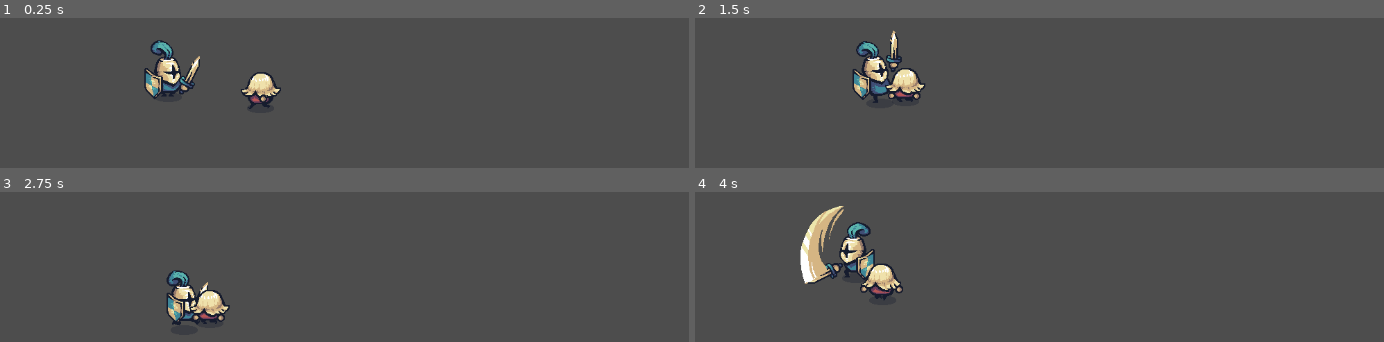
Above: before the commit, frames 1-4 (two rows, left to right).
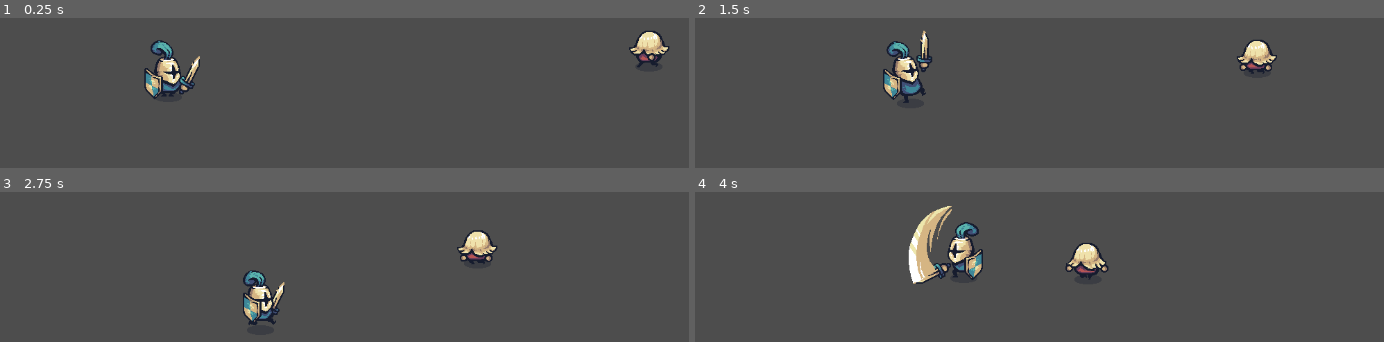
Above: after the commit, the same moments.

Repository: bluejynz/survivallike-godot
Game: Godot game, scene res://test_scenes/test_scene.tscn
The game is run twice, just before and just after one commit, with the same random seed, the same clock (stepped at 60 frames per second) and the same inputs.
Inputs (mouse positions are in pixels of both pictures, inside the frame that each line leads up to):
- Up to frame 1 (0.25 s): no input
- Up to frame 2 (1.5 s): move the mouse to (1184, 153) at 0.52 s; hold D (move_right) 0.53-1.28 s; click (1184, 153) at 0.6 s; move the mouse to (outside the picture) at 1.27 s; hold S (move_down) from 1.28 s (still down); click (outside the picture) at 1.35 s
- Up to frame 3 (2.75 s): move the mouse to (392, 250) at 2.02 s; release S (move_down) at 2.03 s; hold D (move_right) from 2.03 s (still down); click (392, 250) at 2.1 s
- Up to frame 4 (4 s): move the mouse to (outside the picture) at 2.77 s; release D (move_right) at 2.78 s; hold W (move_up) 2.78-3.53 s; click (outside the picture) at 2.85 s; move the mouse to (outside the picture) at 3.52 s; hold A (move_left) from 3.53 s (still down); click (outside the picture) at 3.6 s

The runs differ from the first frame. In frame 1, 1.7% of the frame differs, in the area x 34-98%, y 8-61%; in frame 2, 4.1%; in frame 3, 4.4%; in frame 4, 7.8%, in the area x 15-61%, y 9-73%.
Error before the commit: Invalid call. Nonexistent function 'damage' in base 'Node (follow_player.gd)'. (res://player/player.gd:71)

Commit message:
bug fix

Diff:
--- a/enemies/pawn.tscn
+++ b/enemies/pawn.tscn
@@ -58,7 +58,7 @@
 radius = 20.0
 height = 46.0
 
-[node name="Pawn" type="CharacterBody2D"]
+[node name="Pawn" type="CharacterBody2D" groups=["enemies"]]
 motion_mode = 1
 script = ExtResource("1_y81ao")
 
@@ -73,5 +73,5 @@
 position = Vector2(0, -24)
 shape = SubResource("CapsuleShape2D_at5xd")
 
-[node name="FollowPlayer" type="Node" parent="." groups=["enemies"]]
+[node name="FollowPlayer" type="Node" parent="."]
 script = ExtResource("1_x7y2v")
--- a/player/player.tscn
+++ b/player/player.tscn
@@ -7,6 +7,201 @@
 radius = 17.0
 height = 58.0
 
+[sub_resource type="Animation" id="Animation_7ql6b"]
+length = 0.001
+tracks/0/type = "value"
+tracks/0/imported = false
+tracks/0/enabled = true
+tracks/0/path = NodePath("Sprite2D:frame_coords")
+tracks/0/interp = 1
+tracks/0/loop_wrap = true
+tracks/0/keys = {
+"times": PackedFloat32Array(0),
+"transitions": PackedFloat32Array(1),
+"update": 1,
+"values": [Vector2i(0, 0)]
+}
+
+[sub_resource type="Animation" id="Animation_8kmqa"]
+resource_name = "attack_down_1"
+length = 0.6
+tracks/0/type = "value"
+tracks/0/imported = false
+tracks/0/enabled = true
+tracks/0/path = NodePath("Sprite2D:frame_coords")
+tracks/0/interp = 1
+tracks/0/loop_wrap = true
+tracks/0/keys = {
+"times": PackedFloat32Array(0, 0.1, 0.2, 0.3, 0.4, 0.5),
+"transitions": PackedFloat32Array(1, 1, 1, 1, 1, 1),
+"update": 1,
+"values": [Vector2i(0, 4), Vector2i(1, 4), Vector2i(2, 4), Vector2i(3, 4), Vector2i(4, 4), Vector2i(5, 4)]
+}
+tracks/1/type = "method"
+tracks/1/imported = false
+tracks/1/enabled = true
+tracks/1/path = NodePath(".")
+tracks/1/interp = 1
+tracks/1/loop_wrap = true
+tracks/1/keys = {
+"times": PackedFloat32Array(0.4),
+"transitions": PackedFloat32Array(1),
+"values": [{
+"args": [],
+"method": &"deal_damage_to_enemies"
+}]
+}
+
+[sub_resource type="Animation" id="Animation_6fywx"]
+resource_name = "attack_down_2"
+length = 0.6
+tracks/0/type = "value"
+tracks/0/imported = false
+tracks/0/enabled = true
+tracks/0/path = NodePath("Sprite2D:frame_coords")
+tracks/0/interp = 1
+tracks/0/loop_wrap = true
+tracks/0/keys = {
+"times": PackedFloat32Array(0, 0.1, 0.2, 0.3, 0.4, 0.5),
+"transitions": PackedFloat32Array(1, 1, 1, 1, 1, 1),
+"update": 1,
+"values": [Vector2i(0, 5), Vector2i(1, 5), Vector2i(2, 5), Vector2i(3, 5), Vector2i(4, 5), Vector2i(5, 5)]
+}
+tracks/1/type = "method"
+tracks/1/imported = false
+tracks/1/enabled = true
+tracks/1/path = NodePath(".")
+tracks/1/interp = 1
+tracks/1/loop_wrap = true
+tracks/1/keys = {
+"times": PackedFloat32Array(0.4),
+"transitions": PackedFloat32Array(1),
+"values": [{
+"args": [],
+"method": &"deal_damage_to_enemies"
+}]
+}
+
+[sub_resource type="Animation" id="Animation_xobq3"]
+resource_name = "attack_side_1"
+length = 0.6
+tracks/0/type = "value"
+tracks/0/imported = false
+tracks/0/enabled = true
+tracks/0/path = NodePath("Sprite2D:frame_coords")
+tracks/0/interp = 1
+tracks/0/loop_wrap = true
+tracks/0/keys = {
+"times": PackedFloat32Array(0, 0.1, 0.2, 0.3, 0.4, 0.5),
+"transitions": PackedFloat32Array(1, 1, 1, 1, 1, 1),
+"update": 1,
+"values": [Vector2i(0, 2), Vector2i(1, 2), Vector2i(2, 2), Vector2i(3, 2), Vector2i(4, 2), Vector2i(5, 2)]
+}
+tracks/1/type = "method"
+tracks/1/imported = false
+tracks/1/enabled = true
+tracks/1/path = NodePath(".")
+tracks/1/interp = 1
+tracks/1/loop_wrap = true
+tracks/1/keys = {
+"times": PackedFloat32Array(0.4),
+"transitions": PackedFloat32Array(1),
+"values": [{
+"args": [],
+"method": &"deal_damage_to_enemies"
+}]
+}
+
+[sub_resource type="Animation" id="Animation_4vjnp"]
+resource_name = "attack_side_2"
+length = 0.6
+tracks/0/type = "value"
+tracks/0/imported = false
+tracks/0/enabled = true
+tracks/0/path = NodePath("Sprite2D:frame_coords")
+tracks/0/interp = 1
+tracks/0/loop_wrap = true
+tracks/0/keys = {
+"times": PackedFloat32Array(0, 0.1, 0.2, 0.3, 0.4, 0.5),
+"transitions": PackedFloat32Array(1, 1, 1, 1, 1, 1),
+"update": 1,
+"values": [Vector2i(0, 3), Vector2i(1, 3), Vector2i(2, 3), Vector2i(3, 3), Vector2i(4, 3), Vector2i(5, 3)]
+}
+tracks/1/type = "method"
+tracks/1/imported = false
+tracks/1/enabled = true
+tracks/1/path = NodePath(".")
+tracks/1/interp = 1
+tracks/1/loop_wrap = true
+tracks/1/keys = {
+"times": PackedFloat32Array(0.4),
+"transitions": PackedFloat32Array(1),
+"values": [{
+"args": [],
+"method": &"deal_damage_to_enemies"
+}]
+}
+
+[sub_resource type="Animation" id="Animation_5wemh"]
+resource_name = "attack_up_1"
+length = 0.6
+tracks/0/type = "value"
+tracks/0/imported = false
+tracks/0/enabled = true
+tracks/0/path = NodePath("Sprite2D:frame_coords")
+tracks/0/interp = 1
+tracks/0/loop_wrap = true
+tracks/0/keys = {
+"times": PackedFloat32Array(0, 0.1, 0.2, 0.3, 0.4, 0.5),
+"transitions": PackedFloat32Array(1, 1, 1, 1, 1, 1),
+"update": 1,
+"values": [Vector2i(0, 6), Vector2i(1, 6), Vector2i(2, 6), Vector2i(3, 6), Vector2i(4, 6), Vector2i(5, 6)]
+}
+tracks/1/type = "method"
+tracks/1/imported = false
+tracks/1/enabled = true
+tracks/1/path = NodePath(".")
+tracks/1/interp = 1
+tracks/1/loop_wrap = true
+tracks/1/keys = {
+"times": PackedFloat32Array(0.4),
+"transitions": PackedFloat32Array(1),
+"values": [{
+"args": [],
+"method": &"deal_damage_to_enemies"
+}]
+}
+
+[sub_resource type="Animation" id="Animation_djs6m"]
+resource_name = "attack_up_2"
+length = 0.6
+tracks/0/type = "value"
+tracks/0/imported = false
+tracks/0/enabled = true
+tracks/0/path = NodePath("Sprite2D:frame_coords")
+tracks/0/interp = 1
+tracks/0/loop_wrap = true
+tracks/0/keys = {
+"times": PackedFloat32Array(0, 0.1, 0.2, 0.3, 0.4, 0.5),
+"transitions": PackedFloat32Array(1, 1, 1, 1, 1, 1),
+"update": 1,
+"values": [Vector2i(0, 7), Vector2i(1, 7), Vector2i(2, 7), Vector2i(3, 7), Vector2i(4, 7), Vector2i(5, 7)]
+}
+tracks/1/type = "method"
+tracks/1/imported = false
+tracks/1/enabled = true
+tracks/1/path = NodePath(".")
+tracks/1/interp = 1
+tracks/1/loop_wrap = true
+tracks/1/keys = {
+"times": PackedFloat32Array(0.4),
+"transitions": PackedFloat32Array(1),
+"values": [{
+"args": [],
+"method": &"deal_damage_to_enemies"
+}]
+}
+
 [sub_resource type="Animation" id="Animation_57mug"]
 resource_name = "idle"
 length = 0.6
@@ -24,21 +219,6 @@
 "values": [Vector2i(0, 0), Vector2i(1, 0), Vector2i(2, 0), Vector2i(3, 0), Vector2i(4, 0), Vector2i(5, 0)]
 }
 
-[sub_resource type="Animation" id="Animation_7ql6b"]
-length = 0.001
-tracks/0/type = "value"
-tracks/0/imported = false
-tracks/0/enabled = true
-tracks/0/path = NodePath("Sprite2D:frame_coords")
-tracks/0/interp = 1
-tracks/0/loop_wrap = true
-tracks/0/keys = {
-"times": PackedFloat32Array(0),
-"transitions": PackedFloat32Array(1),
-"update": 1,
-"values": [Vector2i(0, 0)]
-}
-
 [sub_resource type="Animation" id="Animation_30kw2"]
 resource_name = "run"
 length = 0.6
@@ -54,186 +234,6 @@
 "transitions": PackedFloat32Array(1, 1, 1, 1, 1, 1),
 "update": 1,
 "values": [Vector2i(0, 1), Vector2i(1, 1), Vector2i(2, 1), Vector2i(3, 1), Vector2i(4, 1), Vector2i(5, 1)]
-}
-
-[sub_resource type="Animation" id="Animation_xobq3"]
-resource_name = "attack_side_1"
-length = 0.6
-tracks/0/type = "value"
-tracks/0/imported = false
-tracks/0/enabled = true
-tracks/0/path = NodePath("Sprite2D:frame_coords")
-tracks/0/interp = 1
-tracks/0/loop_wrap = true
-tracks/0/keys = {
-"times": PackedFloat32Array(0, 0.1, 0.2, 0.3, 0.4, 0.5),
-"transitions": PackedFloat32Array(1, 1, 1, 1, 1, 1),
-"update": 1,
-"values": [Vector2i(0, 2), Vector2i(1, 2), Vector2i(2, 2), Vector2i(3, 2), Vector2i(4, 2), Vector2i(5, 2)]
-}
-tracks/1/type = "method"
-tracks/1/imported = false
-tracks/1/enabled = true
-tracks/1/path = NodePath(".")
-tracks/1/interp = 1
-tracks/1/loop_wrap = true
-tracks/1/keys = {
-"times": PackedFloat32Array(0.4),
-"transitions": PackedFloat32Array(1),
-"values": [{
-"args": [],
-"method": &"deal_damage_to_enemies"
-}]
-}
-
-[sub_resource type="Animation" id="Animation_4vjnp"]
-resource_name = "attack_side_2"
-length = 0.6
-tracks/0/type = "value"
-tracks/0/imported = false
-tracks/0/enabled = true
-tracks/0/path = NodePath("Sprite2D:frame_coords")
-tracks/0/interp = 1
-tracks/0/loop_wrap = true
-tracks/0/keys = {
-"times": PackedFloat32Array(0, 0.1, 0.2, 0.3, 0.4, 0.5),
-"transitions": PackedFloat32Array(1, 1, 1, 1, 1, 1),
-"update": 1,
-"values": [Vector2i(0, 3), Vector2i(1, 3), Vector2i(2, 3), Vector2i(3, 3), Vector2i(4, 3), Vector2i(5, 3)]
-}
-tracks/1/type = "method"
-tracks/1/imported = false
-tracks/1/enabled = true
-tracks/1/path = NodePath(".")
-tracks/1/interp = 1
-tracks/1/loop_wrap = true
-tracks/1/keys = {
-"times": PackedFloat32Array(0.4),
-"transitions": PackedFloat32Array(1),
-"values": [{
-"args": [],
-"method": &"deal_damage_to_enemies"
-}]
-}
-
-[sub_resource type="Animation" id="Animation_8kmqa"]
-resource_name = "attack_down_1"
-length = 0.6
-tracks/0/type = "value"
-tracks/0/imported = false
-tracks/0/enabled = true
-tracks/0/path = NodePath("Sprite2D:frame_coords")
-tracks/0/interp = 1
-tracks/0/loop_wrap = true
-tracks/0/keys = {
-"times": PackedFloat32Array(0, 0.1, 0.2, 0.3, 0.4, 0.5),
-"transitions": PackedFloat32Array(1, 1, 1, 1, 1, 1),
-"update": 1,
-"values": [Vector2i(0, 4), Vector2i(1, 4), Vector2i(2, 4), Vector2i(3, 4), Vector2i(4, 4), Vector2i(5, 4)]
-}
-tracks/1/type = "method"
-tracks/1/imported = false
-tracks/1/enabled = true
-tracks/1/path = NodePath(".")
-tracks/1/interp = 1
-tracks/1/loop_wrap = true
-tracks/1/keys = {
-"times": PackedFloat32Array(0.4),
-"transitions": PackedFloat32Array(1),
-"values": [{
-"args": [],
-"method": &"deal_damage_to_enemies"
-}]
-}
-
-[sub_resource type="Animation" id="Animation_6fywx"]
-resource_name = "attack_down_2"
-length = 0.6
-tracks/0/type = "value"
-tracks/0/imported = false
-tracks/0/enabled = true
-tracks/0/path = NodePath("Sprite2D:frame_coords")
-tracks/0/interp = 1
-tracks/0/loop_wrap = true
-tracks/0/keys = {
-"times": PackedFloat32Array(0, 0.1, 0.2, 0.3, 0.4, 0.5),
-"transitions": PackedFloat32Array(1, 1, 1, 1, 1, 1),
-"update": 1,
-"values": [Vector2i(0, 5), Vector2i(1, 5), Vector2i(2, 5), Vector2i(3, 5), Vector2i(4, 5), Vector2i(5, 5)]
-}
-tracks/1/type = "method"
-tracks/1/imported = false
-tracks/1/enabled = true
-tracks/1/path = NodePath(".")
-tracks/1/interp = 1
-tracks/1/loop_wrap = true
-tracks/1/keys = {
-"times": PackedFloat32Array(0.4),
-"transitions": PackedFloat32Array(1),
-"values": [{
-"args": [],
-"method": &"deal_damage_to_enemies"
-}]
-}
-
-[sub_resource type="Animation" id="Animation_5wemh"]
-resource_name = "attack_up_1"
-length = 0.6
-tracks/0/type = "value"
-tracks/0/imported = false
-tracks/0/enabled = true
-tracks/0/path = NodePath("Sprite2D:frame_coords")
-tracks/0/interp = 1
-tracks/0/loop_wrap = true
-tracks/0/keys = {
-"times": PackedFloat32Array(0, 0.1, 0.2, 0.3, 0.4, 0.5),
-"transitions": PackedFloat32Array(1, 1, 1, 1, 1, 1),
-"update": 1,
-"values": [Vector2i(0, 6), Vector2i(1, 6), Vector2i(2, 6), Vector2i(3, 6), Vector2i(4, 6), Vector2i(5, 6)]
-}
-tracks/1/type = "method"
-tracks/1/imported = false
-tracks/1/enabled = true
-tracks/1/path = NodePath(".")
-tracks/1/interp = 1
-tracks/1/loop_wrap = true
-tracks/1/keys = {
-"times": PackedFloat32Array(0.4),
-"transitions": PackedFloat32Array(1),
-"values": [{
-"args": [],
-"method": &"deal_damage_to_enemies"
-}]
-}
-
-[sub_resource type="Animation" id="Animation_djs6m"]
-resource_name = "attack_up_2"
-length = 0.6
-tracks/0/type = "value"
-tracks/0/imported = false
-tracks/0/enabled = true
-tracks/0/path = NodePath("Sprite2D:frame_coords")
-tracks/0/interp = 1
-tracks/0/loop_wrap = true
-tracks/0/keys = {
-"times": PackedFloat32Array(0, 0.1, 0.2, 0.3, 0.4, 0.5),
-"transitions": PackedFloat32Array(1, 1, 1, 1, 1, 1),
-"update": 1,
-"values": [Vector2i(0, 7), Vector2i(1, 7), Vector2i(2, 7), Vector2i(3, 7), Vector2i(4, 7), Vector2i(5, 7)]
-}
-tracks/1/type = "method"
-tracks/1/imported = false
-tracks/1/enabled = true
-tracks/1/path = NodePath(".")
-tracks/1/interp = 1
-tracks/1/loop_wrap = true
-tracks/1/keys = {
-"times": PackedFloat32Array(0.4),
-"transitions": PackedFloat32Array(1),
-"values": [{
-"args": [],
-"method": &"deal_damage_to_enemies"
-}]
 }
 
 [sub_resource type="AnimationLibrary" id="AnimationLibrary_v51ic"]
--- a/test_scenes/test_scene.tscn
+++ b/test_scenes/test_scene.tscn
@@ -9,4 +9,4 @@
 position = Vector2(369, 212)
 
 [node name="Pawn" parent="." instance=ExtResource("2_gmh2n")]
-position = Vector2(527, 232)
+position = Vector2(1087, 167)
